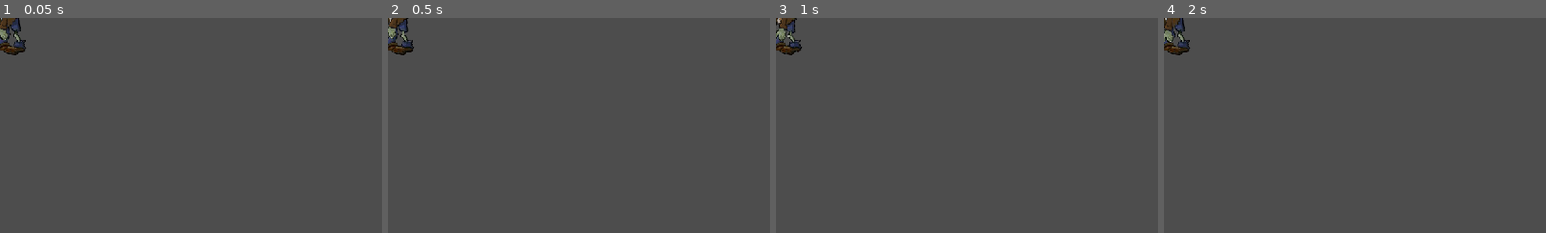
Above: before the commit, frames 1-4 (left to right).
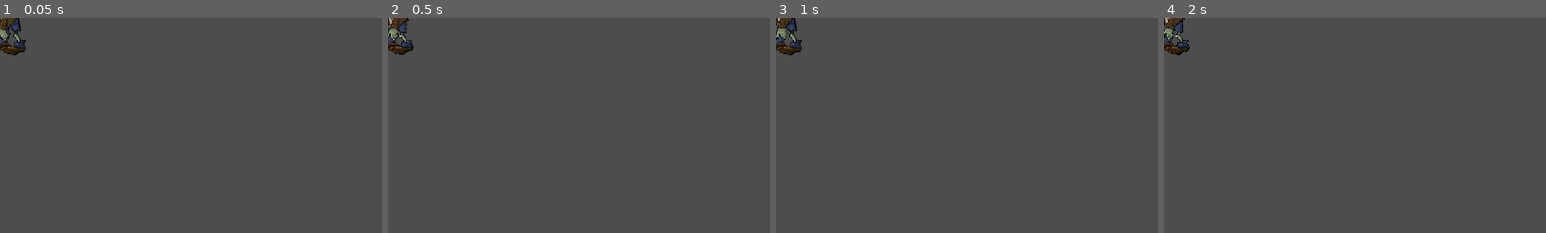
Above: after the commit, the same moments.

Repository: chiangwanyi/Zombie-Survivors
Game: Godot game, scene res://entities/zombies/zombie/zombie.tscn
Two runs of this game, one before a commit and one after it. Both use one fixed random seed, a clock stepped at 60 frames per second and the inputs below. This scene is started directly instead of the project's main scene.
Inputs (mouse positions are % of the whole screen's width and height, from its top left):
- Up to frame 1 (0.05 s): no input
- Up to frame 2 (0.5 s): no input
- Up to frame 3 (1 s): move the mouse to (72, 45) at 0.52 s; hold D (move_right) from 0.53 s (still down); click (72, 45) at 0.67 s
- Up to frame 4 (2 s): move the mouse to (30, 55) at 1.27 s; release D (move_right) at 1.28 s; hold S (move_down) from 1.28 s (still down)
The pictures show only the part of the screen within x 0-50%, y 0-50%; the shares and areas given below are measured in that part.

Frame 1 is identical in both runs. In frame 2, 0.3% of the frame differs, in the area x 0-7%, y 0-18%; in frame 3, 0.4%; in frame 4, 0.4%, in the area x 0-7%, y 0-17%.

Commit message:
优化状态机

Diff:
--- a/components/health/health.gd
+++ b/components/health/health.gd
@@ -60,7 +60,6 @@
 	return total_damage
 
 func kill() -> void:
-	var body := get_parent() as DamageableArea2D
-	print("[%s] 被击杀了" % [get_parent()])
+	var body := get_parent() as Plant
+	print("[%s] 被击杀了" % [body])
 	body.state_machine._change_state(&"die", true)
-	body.killed.emit()
--- a/entities/damageable_area_2d.gd
+++ b/entities/damageable_area_2d.gd
@@ -1,6 +1,3 @@
 class_name DamageableArea2D extends Area2D
 
-signal killed
-
 var health: Health
-var state_machine: StateMachine
--- a/entities/plants/pea_shooter_single/pea_shooter_single.gd
+++ b/entities/plants/pea_shooter_single/pea_shooter_single.gd
@@ -3,7 +3,7 @@
 
 # Called when the node enters the scene tree for the first time.
 func _ready() -> void:
-	health = Health.new(100, false)
+	health = Health.new(60, false)
 	add_child(health)
 
 	state_machine = $StateMachine as StateMachine
@@ -14,7 +14,6 @@
 func _process(_delta: float) -> void:
 	pass
 
-
 func _on_shoot_area_area_entered(area: Area2D) -> void:
 	if area is Zombie and target_zombie == null:
 		target_zombie = area as Zombie
--- a/entities/plants/plant.gd
+++ b/entities/plants/plant.gd
@@ -1,14 +1,4 @@
 class_name Plant extends DamageableArea2D
 
+var state_machine: StateMachine
 var target_zombie: Zombie
-
-# 移动速度
-var speed : float = 20.0
-# 攻击力
-var atk: float
-# 攻击速度
-var atk_speed: float = 1.0
-# 防御力
-var def: float
-# 暴击率
-var crit_rate: float
--- a/entities/zombies/zombie.gd
+++ b/entities/zombies/zombie.gd
@@ -1,11 +1,9 @@
 class_name Zombie extends DamageableArea2D
 
+var state_machine: StateMachine
 var damage_area: DamageOnTouch
 
 # 当前追逐的植物
 var target_plant : Plant
 # 移动速度
 var speed : float = 20.0
-
-func on_target_plant_died() -> void:
-	state_machine._change_state(&"idle")
--- a/entities/zombies/zombie/states/combat/attack.gd
+++ b/entities/zombies/zombie/states/combat/attack.gd
@@ -12,5 +12,8 @@
 	super.enter()
 
 func update(delta: float) -> void:
-	# 进行攻击
-	body.damage_area.attack(delta)
+	if body.target_plant != null:
+		# 进行攻击
+		body.damage_area.attack(delta)
+	else:
+		emit_signal("finished", "idle")
--- a/entities/zombies/zombie/states/motion/idle.gd
+++ b/entities/zombies/zombie/states/motion/idle.gd
@@ -16,12 +16,7 @@
 		for plant in GameManager.plants:
 			if plant != null:
 				body.target_plant = plant
-				body.target_plant.killed.connect(Callable(body, "on_target_plant_died"))
 				print("僵尸:[%s] 追逐 植物:[%s]" % [body, plant])
 				break
 	else:
 		emit_signal("finished", "move")
-	#var controller := owner.get_node(^"CharacterController") as CharacterController2D
-	#var input_direction = controller.get_input_direction()
-	#if not input_direction.is_zero_approx():
-		#emit_signal(&"finished", &"move")
--- a/entities/zombies/zombie/zombie.gd
+++ b/entities/zombies/zombie/zombie.gd
@@ -12,3 +12,12 @@
 
 func _process(_delta: float) -> void:
 	pass
+
+
+func _on_damage_on_touch_area_area_entered(area: Area2D) -> void:
+	var health_node = area.get_node_or_null("Health")
+
+	if health_node != null and area == target_plant:
+		# 普通僵尸只攻击提前标记的植物
+		damage_area.collider_health = health_node as Health
+		state_machine._change_state(&"attack")
--- a/entities/zombies/zombie/zombie.tscn
+++ b/entities/zombies/zombie/zombie.tscn
@@ -313,7 +313,7 @@
 }],
 "loop": true,
 "name": &"eat",
-"speed": 12.0
+"speed": 18.0
 }, {
 "frames": [{
 "duration": 1.0,
@@ -402,7 +402,7 @@
 }],
 "loop": true,
 "name": &"idle1",
-"speed": 12.0
+"speed": 18.0
 }, {
 "frames": [{
 "duration": 1.0,
@@ -452,7 +452,7 @@
 }],
 "loop": true,
 "name": &"idle2",
-"speed": 12.0
+"speed": 18.0
 }, {
 "frames": [{
 "duration": 1.0,
@@ -601,7 +601,7 @@
 }],
 "loop": true,
 "name": &"walk1",
-"speed": 12.0
+"speed": 18.0
 }, {
 "frames": [{
 "duration": 1.0,
@@ -747,7 +747,7 @@
 }],
 "loop": true,
 "name": &"walk2",
-"speed": 12.0
+"speed": 18.0
 }]
 
 [sub_resource type="CapsuleShape2D" id="CapsuleShape2D_ufx5x"]
@@ -788,8 +788,7 @@
 [node name="AnimatedSprite2D" type="AnimatedSprite2D" parent="."]
 texture_filter = 1
 sprite_frames = SubResource("SpriteFrames_73q1g")
-animation = &"eat"
-frame_progress = 0.176791
+animation = &"walk1"
 
 [node name="CollisionShape2D" type="CollisionShape2D" parent="."]
 shape = SubResource("CapsuleShape2D_ufx5x")
@@ -801,4 +800,4 @@
 [node name="CollisionShape2D" type="CollisionShape2D" parent="DamageOnTouchArea"]
 shape = SubResource("CircleShape2D_odh4t")
 
-[connection signal="area_entered" from="DamageOnTouchArea" to="DamageOnTouchArea" method="_on_area_entered"]
+[connection signal="area_entered" from="DamageOnTouchArea" to="." method="_on_damage_on_touch_area_area_entered"]
--- a/entities/zombies/zombie/zombie_attack_zone.gd
+++ b/entities/zombies/zombie/zombie_attack_zone.gd
@@ -4,12 +4,3 @@
 	repeat_damage_over_time = true
 	damage_taken_health = Health.new(1, true)
 	add_child(damage_taken_health)
-
-func _on_area_entered(area: Area2D) -> void:
-	var health_node = area.get_node_or_null("Health")
-	var body = owner as Zombie
-
-	if health_node != null and area == body.target_plant:
-		# 普通僵尸只攻击提前标记的植物
-		collider_health = health_node as Health
-		body.state_machine._change_state(&"attack")
